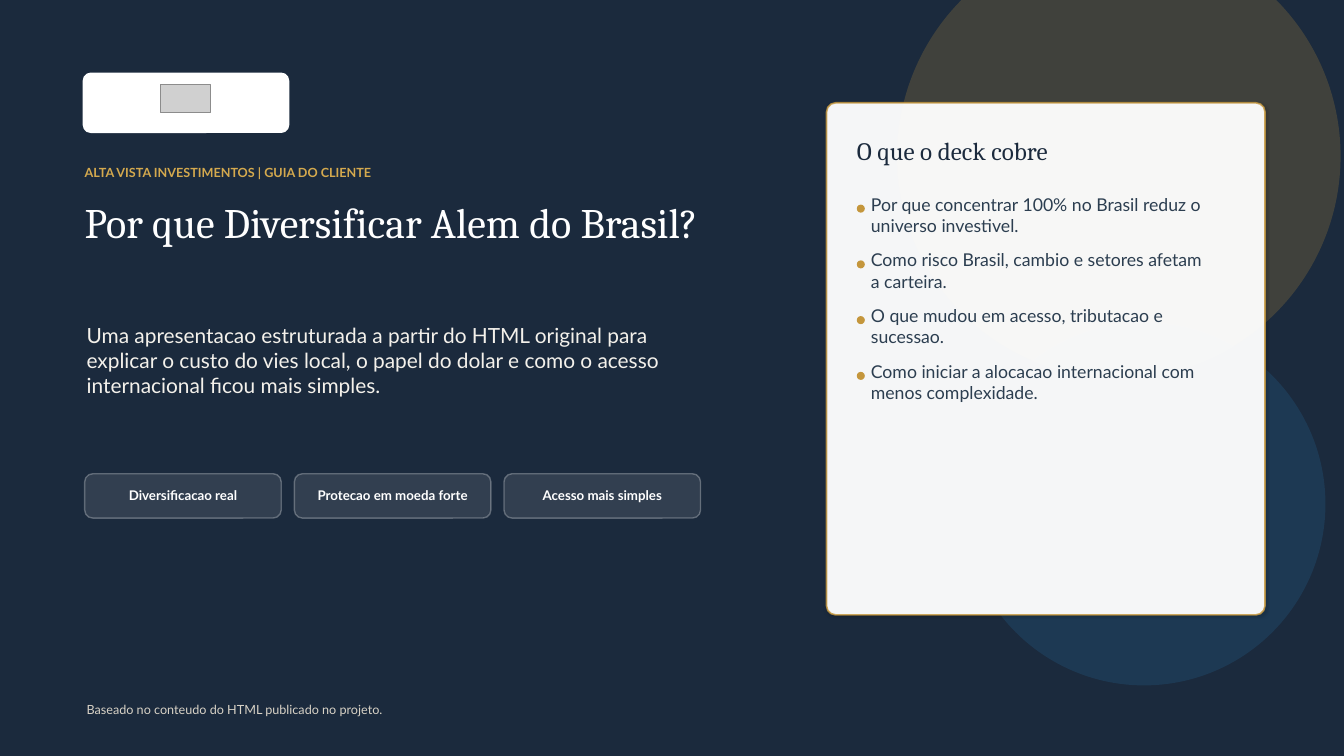
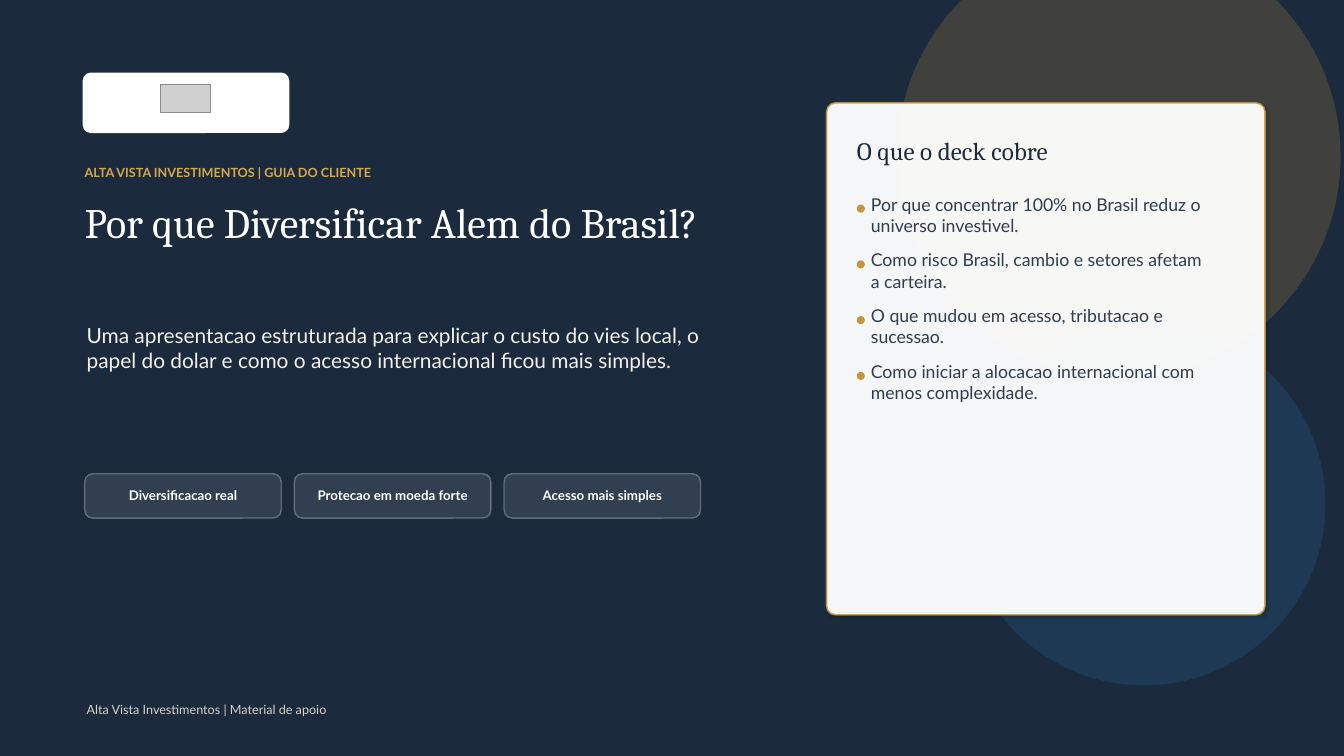
Before and after one commit to ArturLauriano/ApresentacaoOffshore, a slide deck: slide 1 of materials/presentations/por-que-investir-exterior-cliente-apresentacao.pptx. Drawn at 1344x756 pixels with LibreOffice and Linux fonts; fonts in the diff are those of the drawing; grey boxes stand for pictures. Boxes give left, top, right and bottom in pixels: in the first picture for what was removed or moved away, otherwise in the second. Text is boxed around its words. In the diff, an @@ line names an element or a change of style, - is before the commit and + after.

Commit message:
Refine PPT decks with HTML visuals

```diff
--- a/materials/presentations/por-que-investir-exterior-cliente-apresentacao.pptx
+++ b/materials/presentations/por-que-investir-exterior-cliente-apresentacao.pptx
@@ text at (x1=87, y1=327, x2=699, y2=372): text changed @@
-Uma apresentacao estruturada a partir do HTML original para explicar o custo do vies local, o papel do dolar e como o acesso internacional ficou mais simples.
+Uma apresentacao estruturada para explicar o custo do vies local, o papel do dolar e como o acesso internacional ficou mais simples.
@@ text at (x1=87, y1=704, x2=327, y2=716): text changed @@
-Baseado no conteudo do HTML publicado no projeto.
+Alta Vista Investimentos | Material de apoio
```
Also in this commit, not shown: 9 other slides changed, 5 slides added, 4 other files.
